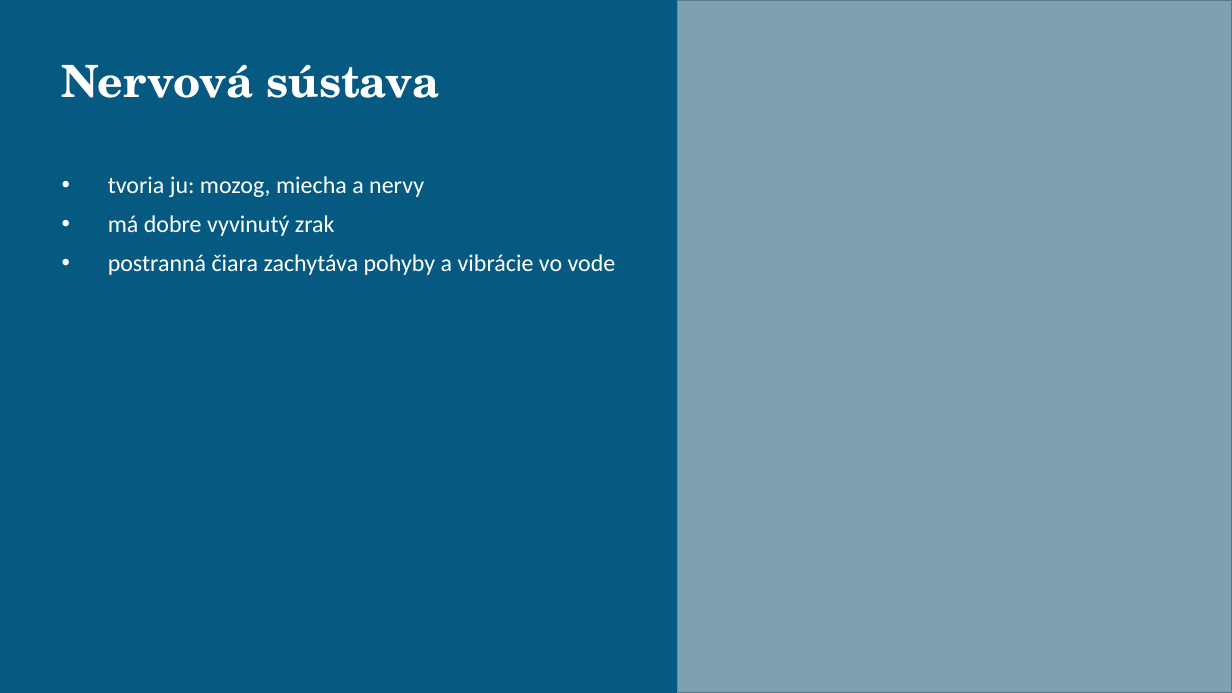
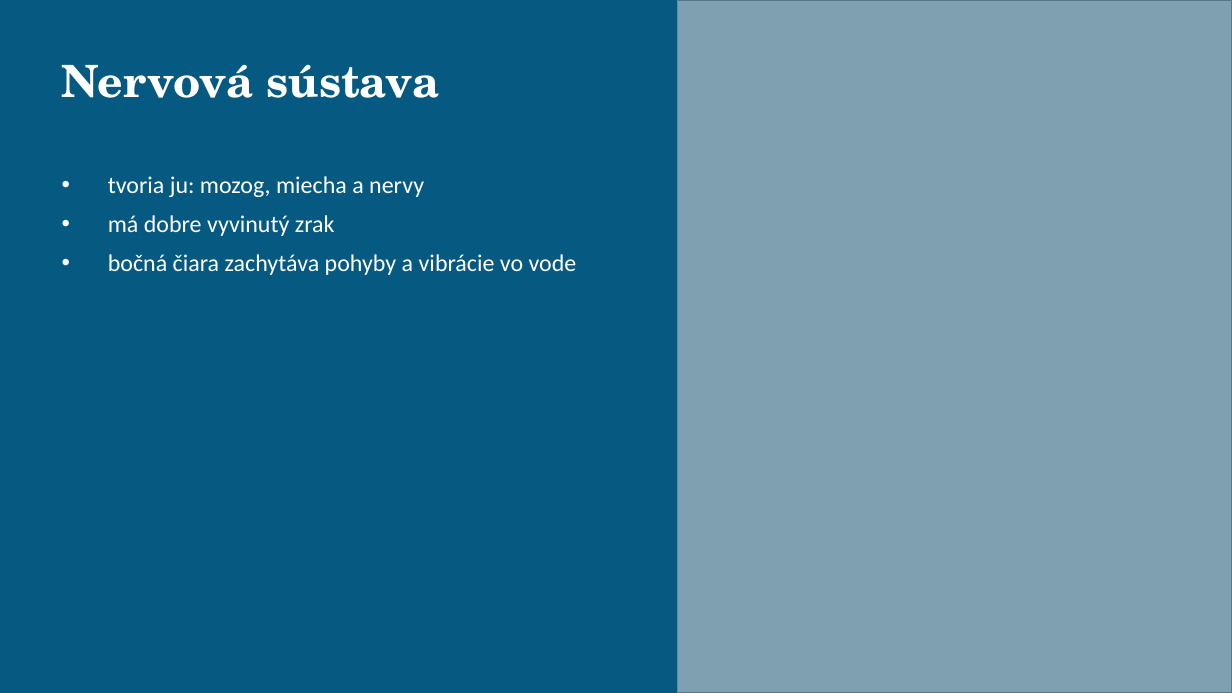
Before and after one commit to Nagrand256/website, a slide deck: slide 8 of images/Sladkovodne_ryby_styl.pptx. Drawn at 1232x693 pixels with LibreOffice and Linux fonts; fonts in the diff are those of the drawing; grey boxes stand for pictures. Boxes give left, top, right and bottom in pixels: in the first picture for what was removed or moved away, otherwise in the second. Text is boxed around its words. In the diff, an @@ line names an element or a change of style, - is before the commit and + after.

```diff
--- a/images/Sladkovodne_ryby_styl.pptx
+++ b/images/Sladkovodne_ryby_styl.pptx
@@ text at box(108, 254, 577, 275): text changed @@
-• postranná čiara zachytáva pohyby a vibrácie vo vode
+• bočná čiara zachytáva pohyby a vibrácie vo vode
```
